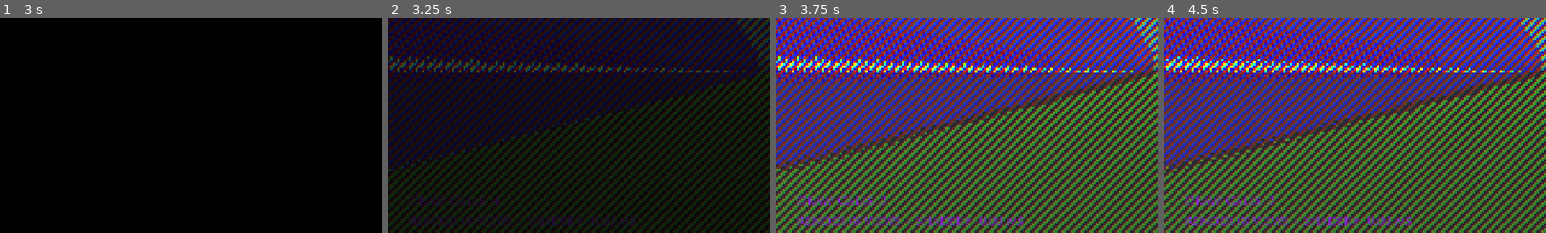
Above: before the commit, frames 1-4 (left to right).
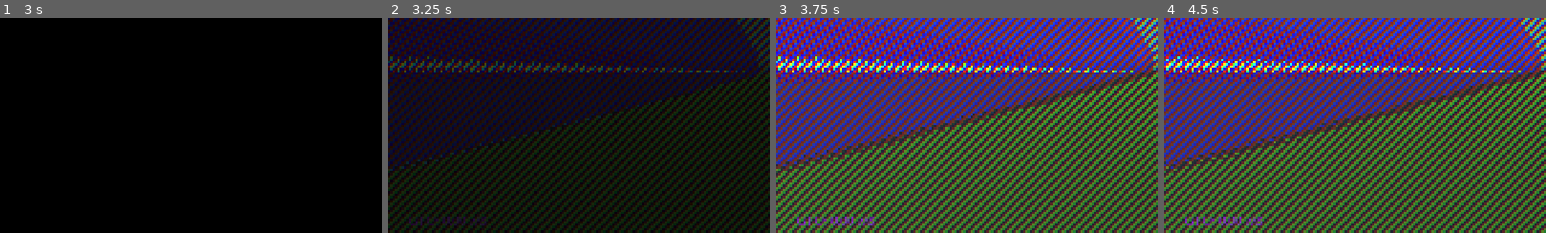
Above: after the commit, the same moments.

Repository: Heli90/Project-Saber-Autostereoscopic-Gaming-
Game: Godot game, scene res://scenes/menus/main_menu.tscn
Two runs of this game, one before a commit and one after it. Both use one fixed random seed, a clock stepped at 60 frames per second and the inputs below. A sky picture missing from this copy of the repository is replaced by a grey-blue gradient.
Inputs:
- Up to frame 1 (3 s): click "Nouvelle partie" at 0.5 s; click "Nouvelle partie" at 1.25 s; click "2 Joueurs (TV)" at 2 s; hold I (Invert_views_J1) from 2.78 s (still down)
- Up to frame 2 (3.25 s): keep holding I (Invert_views_J1)
- Up to frame 3 (3.75 s): release I (Invert_views_J1) at 3.53 s; tap O (glitchEffect) at 3.6 s
- Up to frame 4 (4.5 s): tap Enter at 4.25 s; hold I (Invert_views_J1) from 4.28 s (still down)
The pictures show only the part of the screen within x 0-50%, y 37-87%; the shares and areas given below are measured in that part.

Frame 1 is identical in both runs. In frame 2, 0.8% of the frame differs, in the area x 5-65%, y 82-97%; in frame 3, 1.8%; in frame 4, 1.8%.

Commit message:
Correction finale du temps de rendu (calculé via le profileur visuel de Godot)

Diff:
--- a/godot_mapping/godot_cube/project.godot
+++ b/godot_mapping/godot_cube/project.godot
@@ -42,6 +42,10 @@
 [audio]
 
 buses/default_bus_layout="res://addons/sfx/default_bus_layout.tres"
+
+[debug]
+
+settings/profiler/max_timestamp_query_elements=1024
 
 [display]
 
--- a/godot_mapping/godot_cube/scenes/game_scenes/scene_TV.tscn
+++ b/godot_mapping/godot_cube/scenes/game_scenes/scene_TV.tscn
@@ -43,14 +43,14 @@
 size = Vector2i(1920, 1080)
 
 [node name="Camera" type="Camera3D" parent="J1/CameraControllerFPS/Vue1" unique_id=642319396]
-transform = Transform3D(1, 0, 0, 0, 1, 0, 0, 0, 1, -10.041075, 1, 4.4)
+transform = Transform3D(1, 0, 0, 0, 1, 0, 0, 0, 1, -10.03035, 1, 4.4)
 current = true
 
 [node name="Vue2" type="SubViewport" parent="J1/CameraControllerFPS" parent_id_path=PackedInt32Array(1529862946, 718035250) index="4" unique_id=86739324]
 size = Vector2i(1920, 1080)
 
 [node name="Camera" type="Camera3D" parent="J1/CameraControllerFPS/Vue2" unique_id=130694043]
-transform = Transform3D(1, 0, 0, 0, 1, 0, 0, 0, 1, -9.958077, 1, 4.4000454)
+transform = Transform3D(1, 0, 0, 0, 1, 0, 0, 0, 1, -9.968807, 1, 4.4)
 current = true
 
 [node name="CameraControllerTPS" parent="J1" index="3" unique_id=506921349]
@@ -159,15 +159,6 @@
 theme_override_fonts/font = ExtResource("3_llrkf")
 theme_override_font_sizes/font_size = 30
 
-[node name="DrawCalls" type="Label" parent="TechnicalInfos" unique_id=1590461644]
-offset_left = 50.0
-offset_top = 850.0
-offset_right = 90.0
-offset_bottom = 873.0
-theme_override_colors/font_color = Color(0.59607846, 0.11372549, 1, 1)
-theme_override_fonts/font = ExtResource("3_llrkf")
-theme_override_font_sizes/font_size = 30
-
 [node name="TextureRect" type="TextureRect" parent="." unique_id=520957025]
 self_modulate = Color(1, 0, 0, 1)
 texture_filter = 2
--- a/godot_mapping/godot_cube/scripts/game_scenes/scene_tv.gd
+++ b/godot_mapping/godot_cube/scripts/game_scenes/scene_tv.gd
@@ -12,14 +12,16 @@
 @onready var label_fps: Label = $TechnicalInfos/FPS
 @onready var label_cpu = $TechnicalInfos/CPU
 @onready var label_gpu = $TechnicalInfos/GPU
-@onready var label_draw_calls = $TechnicalInfos/DrawCalls
 
 @onready var textureRect = $TextureRect
 
 var initialisations_joueurs: bool = false
 var rendu_time: float = 0.0
+var rd: RenderingDevice
+var last_gpu_time_ms: float = 0.0
 
 func _ready():
+	rd = RenderingServer.get_rendering_device()
 	await get_tree().process_frame
 	# On récupère le monde 3D
 	var world_3d = get_viewport().world_3d
@@ -52,19 +54,22 @@
 func _process(_delta: float) -> void:
 	# Temps total d'une frame
 	var fps = Engine.get_frames_per_second()
-	var total_frame = (1.0 / fps) * 1000.0
 
 	# Temps de rendu du CPU
 	var cpu_time = Performance.get_monitor(Performance.TIME_PROCESS) * 1000.0
 	# Temps de rendu du GPU
-	var render_time = total_frame - cpu_time
-	# Nombre d'appels du shader
-	var draw_calls = Performance.get_monitor(Performance.RENDER_TOTAL_DRAW_CALLS_IN_FRAME)
+	if rd:
+		# Les timestamps sont capturés sur la frame précédente
+		var count = rd.get_captured_timestamps_count()
+		if count >= 2:
+			# Timestamp de fin - timestamp de début = durée GPU totale
+			var t_start = rd.get_captured_timestamp_gpu_time(0)
+			var t_end   = rd.get_captured_timestamp_gpu_time(count - 1)
+			last_gpu_time_ms = max(0.0, (t_end - t_start) / 1_000_000.0)
 
 	label_fps.text = "FPS: %d"%fps
 	label_cpu.text = "CPU: %.2f ms"%cpu_time
-	label_gpu.text = "Render (8 views + Shader): %.2f ms"%render_time
-	label_draw_calls.text = "Draw Calls: %d"%draw_calls
+	label_gpu.text = "GPU: %.2f ms"%last_gpu_time_ms
 
 func _input(event: InputEvent) -> void:
 	if event.is_action_pressed("StopGame"):
